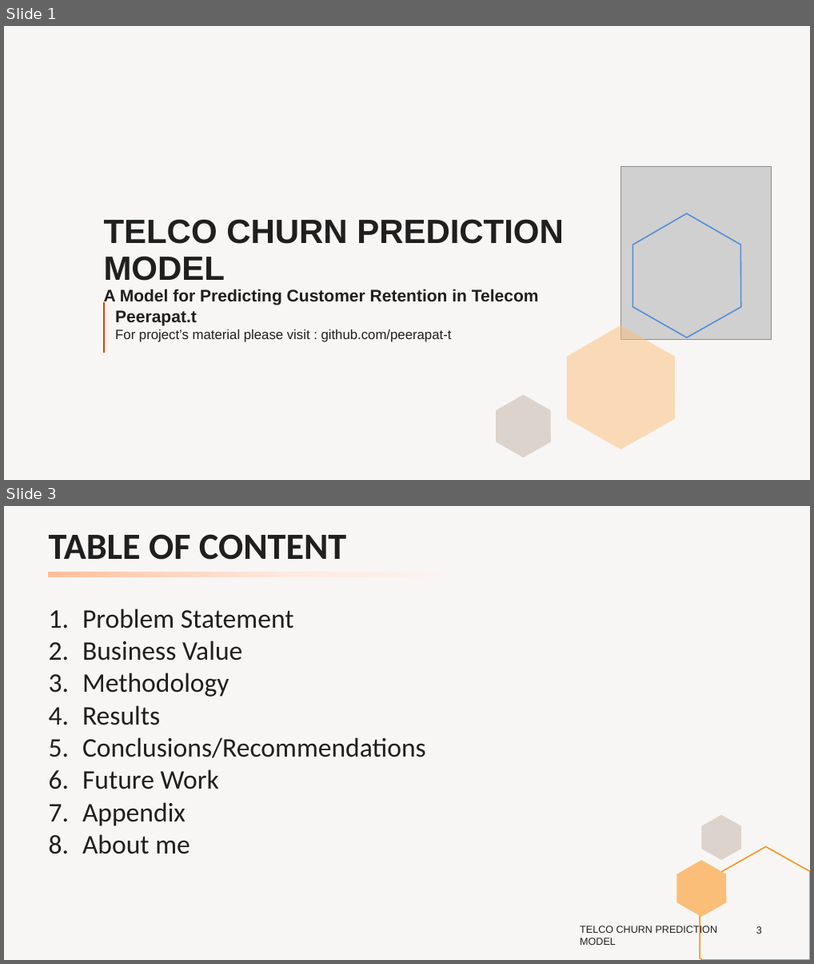
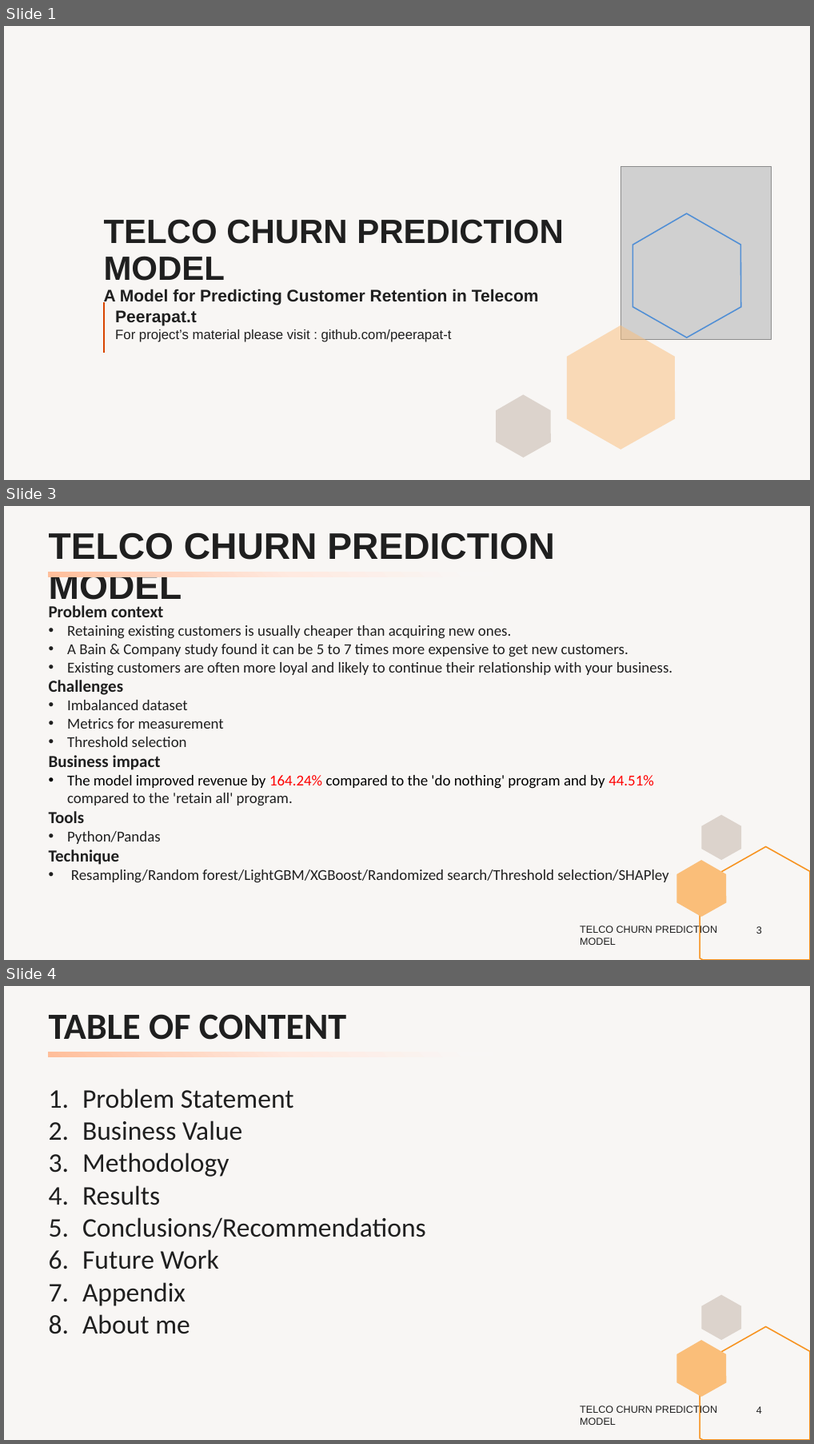
Before and after one commit to peerapat-t/telco_churn_prediction_model, a slide deck: Telco churn prediction model presentation.pptx. Shown one above the other, each under a label of ours: slides 1 and 3 before the commit, slides 1, 3 and 4 after it; the slides between them are not shown. The pictures are 814x964 and 814x1444 pixels, drawn with LibreOffice and Linux fonts; fonts in the diff are those of the drawing; grey boxes stand for pictures. Boxes give left, top, right and bottom in pixels: in the first picture for what was removed or moved away, otherwise in the second. Text is boxed around its words. In the diff, an @@ line names an element or a change of style, - is before the commit and + after.

```diff
--- a/Telco churn prediction model presentation.pptx
+++ b/Telco churn prediction model presentation.pptx
@@ slide 3 added at (x1=4, y1=506, x2=810, y2=960), background #DCD3CC at 20% opacity; not listed: 3 template elements that a slide beside it also shows @@
@@ title added at (x1=49, y1=532, x2=555, y2=607), 44 pt, text #1F1F1F, bold @@
+TELCO CHURN PREDICTION MODEL
@@ rectangle added at (x1=48, y1=572, x2=494, y2=576), fill gradient #FFBF9B to #FFD6C2 to #FFEBE1 to #F8F6F5 @@
@@ text added at (x1=49, y1=605, x2=673, y2=883), 18 pt, text #1F1F1F @@
+Problem context
+• Retaining existing customers is usually cheaper than acquiring new ones.
+• A Bain & Company study found it can be 5 to 7 times more expensive to get new customers.
+• Existing customers are often more loyal and likely to continue their relationship with your business.
+Challenges
+• Imbalanced dataset
+• Metrics for measurement
+• Threshold selection
+Business impact
+• The model improved revenue by 164.24% compared to the 'do nothing' program and by 44.51% compared to the 'retain all' program.
+Tools
+• Python/Pandas
+Technique
+• Resampling/Random forest/LightGBM/XGBoost/Randomized search/Threshold selection/SHAPley
@@ text added at (x1=580, y1=924, x2=718, y2=944), 12 pt, text #1F1F1F @@
+TELCO CHURN PREDICTION MODEL
@@ page number added at (x1=757, y1=926, x2=762, y2=933), 12 pt, text #1F1F1F @@
+3
@@ what was slide 3 is now slide 4 @@
@@ page number at (x1=757, y1=1406, x2=762, y2=1413): text changed @@
-3
+4
```
Also in this commit, not shown: 1 slide changed, 1 other file.
